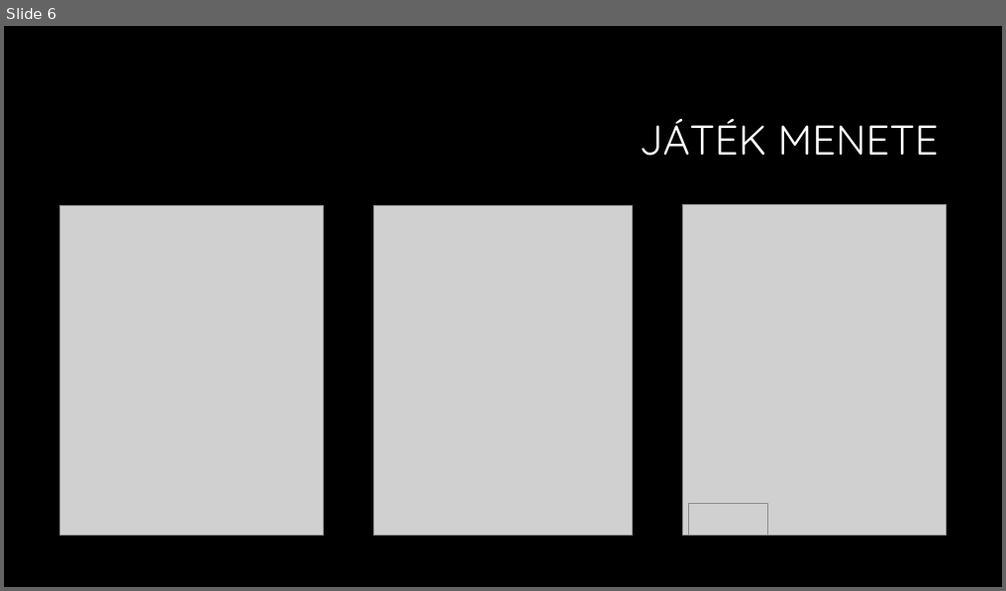
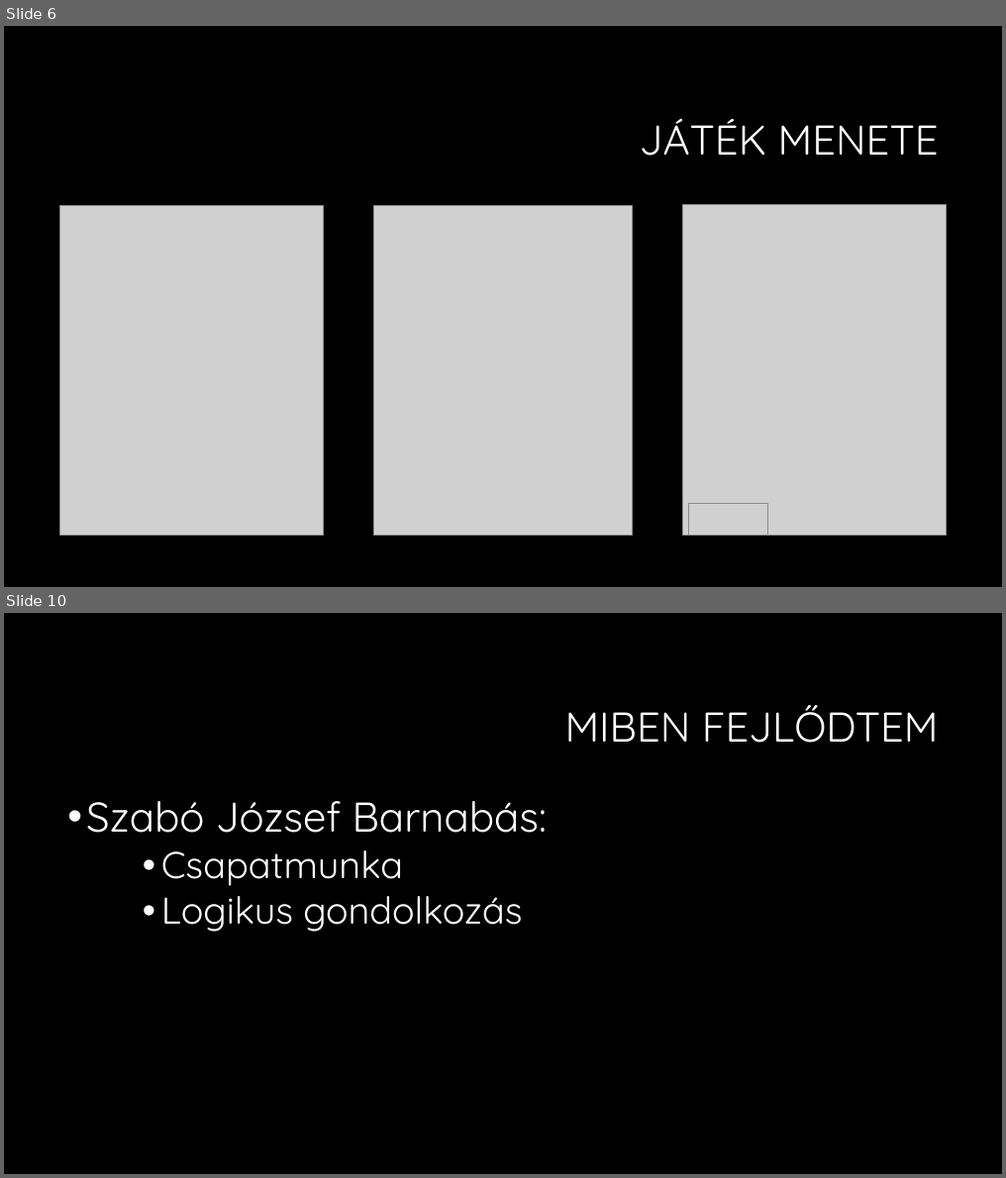
Before and after one commit to vincevince0/wizli, a slide deck: Amőba játék.pptx. Shown one above the other, each under a label of ours: slide 6 before the commit, slides 6 and 10 after it; the slides between them are not shown. The pictures are 1006x591 and 1006x1178 pixels, drawn with LibreOffice and Linux fonts; fonts in the diff are those of the drawing; grey boxes stand for pictures; background and template pictures are left out. Boxes give left, top, right and bottom in pixels: in the first picture for what was removed or moved away, otherwise in the second. Text is boxed around its words. In the diff, an @@ line names an element or a change of style, - is before the commit and + after.

```diff
--- a/Amőba játék.pptx
+++ b/Amőba játék.pptx
@@ slide 10 added at [4,613,1002,1174], background #000000 @@
@@ title added at [565,705,939,743], 40 pt, text #FFFFFF @@
+MIBEN FEJLŐDTEM
@@ text added at [86,801,547,932], 36 pt, text #FFFFFF @@
+• Szabó József Barnabás:
+    • Csapatmunka
+    • Logikus gondolkozás
```
Also in this commit, not shown: 3 slides changed, 7 other slides added.
